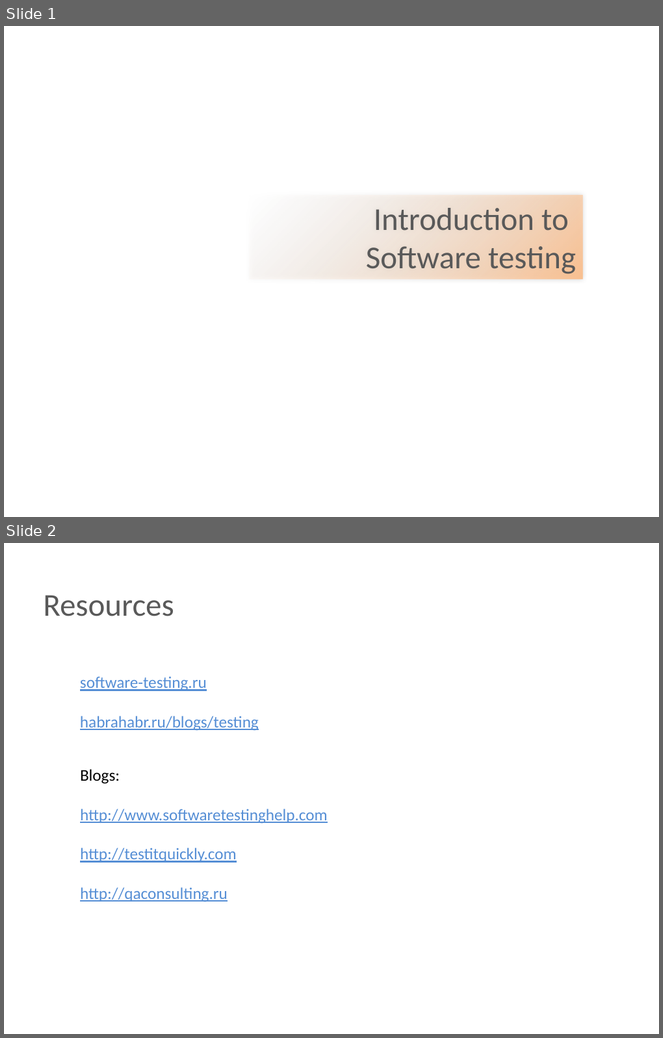
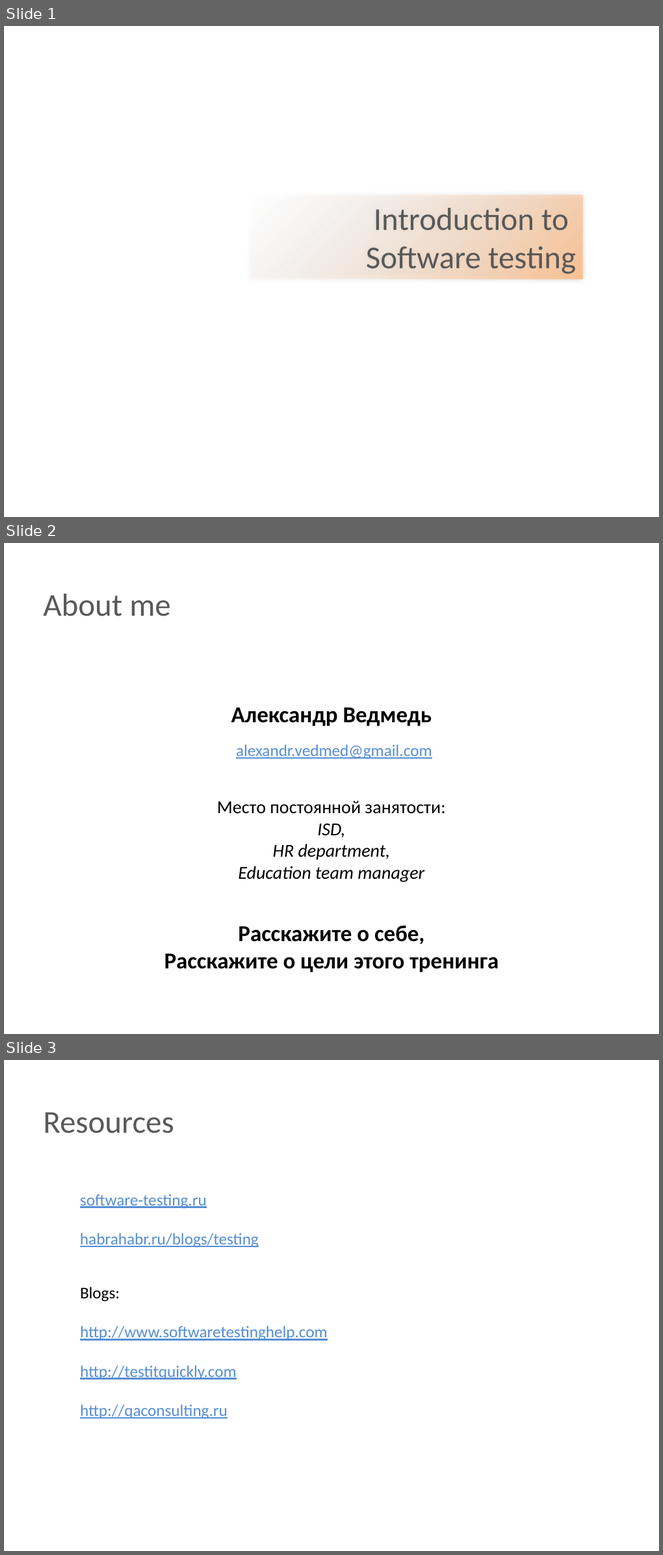
Before and after one commit to BigRacer/swtesting, a slide deck: 0.Introduction_part1/Introduction.pptx. Shown one above the other, each under a label of ours: slides 1 and 2 before the commit, slides 1, 2 and 3 after it. The pictures are 663x1038 and 663x1555 pixels, drawn with LibreOffice and Linux fonts; fonts in the diff are those of the drawing; background and template pictures are left out. Boxes give left, top, right and bottom in pixels: in the first picture for what was removed or moved away, otherwise in the second. Text is boxed around its words. In the diff, an @@ line names an element or a change of style, - is before the commit and + after.

```diff
--- a/0.Introduction_part1/Introduction.pptx
+++ b/0.Introduction_part1/Introduction.pptx
@@ slide 2 added at (x1=4, y1=543, x2=659, y2=1034), background picture (left out) @@
@@ text added at (x1=43, y1=594, x2=170, y2=616), 35 pt, text #595959 @@
+About me
@@ text added at (x1=232, y1=707, x2=432, y2=726), 25 pt, text #000000, bold @@
+Александр Ведмедь
@@ text added at (x1=236, y1=745, x2=432, y2=759), 18 pt, text #558ED5, underline @@
+alexandr.vedmed@gmail.com
@@ text added at (x1=217, y1=801, x2=445, y2=882), 20 pt, text #000000, italic @@
+Место постоянной занятости:
+ISD,
+HR department,
+Education team manager
@@ text added at (x1=165, y1=926, x2=499, y2=973), 25 pt, text #000000, bold @@
+Расскажите о себе,
+Расскажите о цели этого тренинга
@@ what was slide 2 is now slide 3 @@
```
Also in this commit, not shown: 2 slides changed, 1 other slide added, 1 slide removed, 2 other files.
